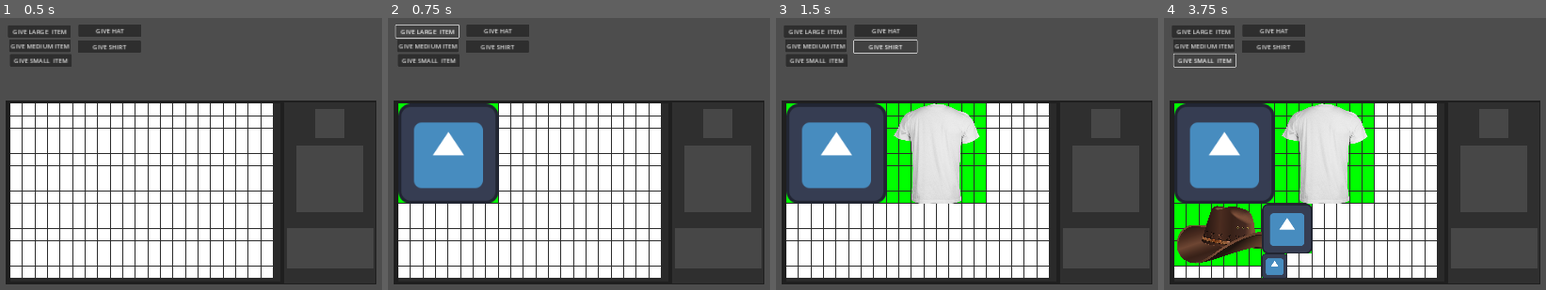
Above: before the commit, frames 1-4 (left to right).
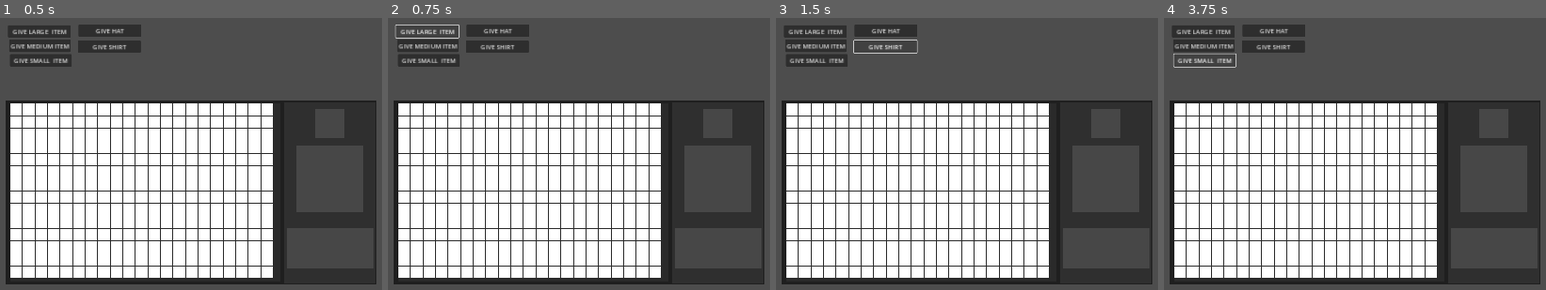
Above: after the commit, the same moments.

Repository: D4M13N-D3V/godot_grid_inventory
Game: Godot game, scene res://grid_inventory_system/debug/main.tscn
The game is run twice, just before and just after one commit, with the same random seed, the same clock (stepped at 60 frames per second) and the same inputs.
Inputs:
- Up to frame 1 (0.5 s): no input
- Up to frame 2 (0.75 s): click "GIVE LARGE ITEM" at 0.5 s
- Up to frame 3 (1.5 s): click "GIVE SHIRT" at 1.25 s
- Up to frame 4 (3.75 s): click "GIVE HAT" at 2 s; click "GIVE MEDIUM ITEM" at 2.75 s; click "GIVE SMALL ITEM" at 3.5 s

Frame 1 is identical in both runs. In frame 2, 9.2% of the frame differs, in the area x 2-29%, y 31-68%; in frame 3, 17%; in frame 4, 25%, in the area x 2-55%, y 31-96%.
Error after the commit: Parse Error: Identifier "item" not declared in the current scope. (res://grid_inventory_system/scripts/ItemDB.gd:11)

Commit message:
only load .tres files

Diff:
--- a/grid_inventory_system/scripts/ItemDB.gd
+++ b/grid_inventory_system/scripts/ItemDB.gd
@@ -6,7 +6,8 @@
 func _ready():
 	# Load items from the "items" directory and populate the ITEMS dictionary
 	for i in DirAccess.get_files_at("res://grid_inventory_system/items"):
-		var item = load("res://grid_inventory_system/items/" + i)
+		if(i.ends_with(".tres")):
+			var item = load("res://grid_inventory_system/items/" + i)
 		ITEMS[item.item_id] = item
 
 # Function to retrieve an item based on its item_id
